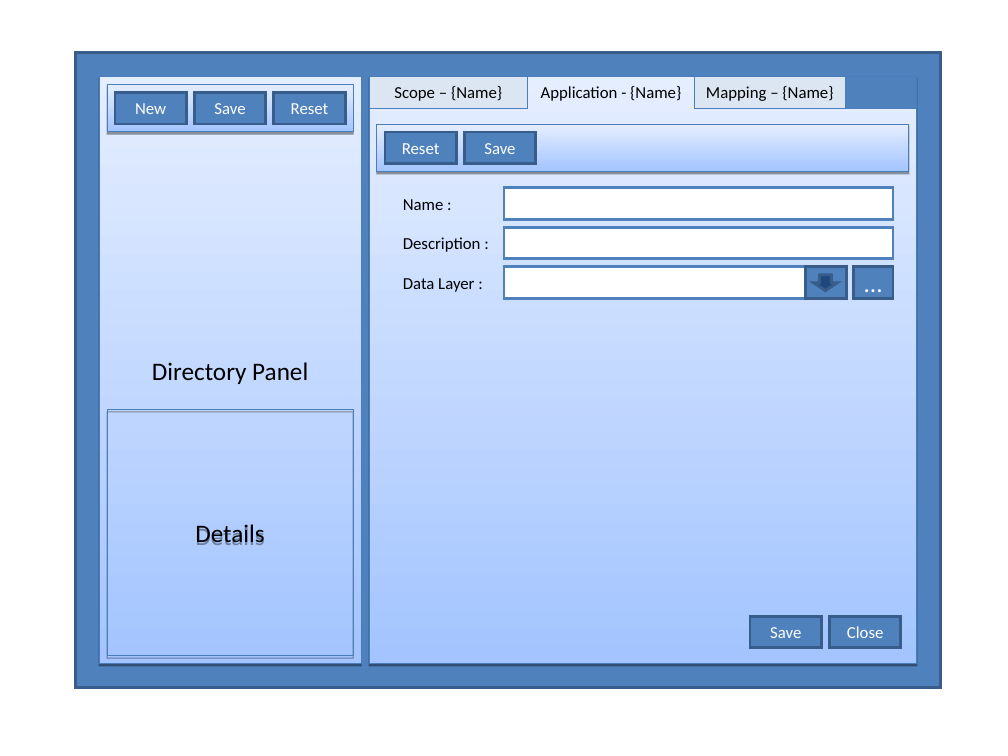
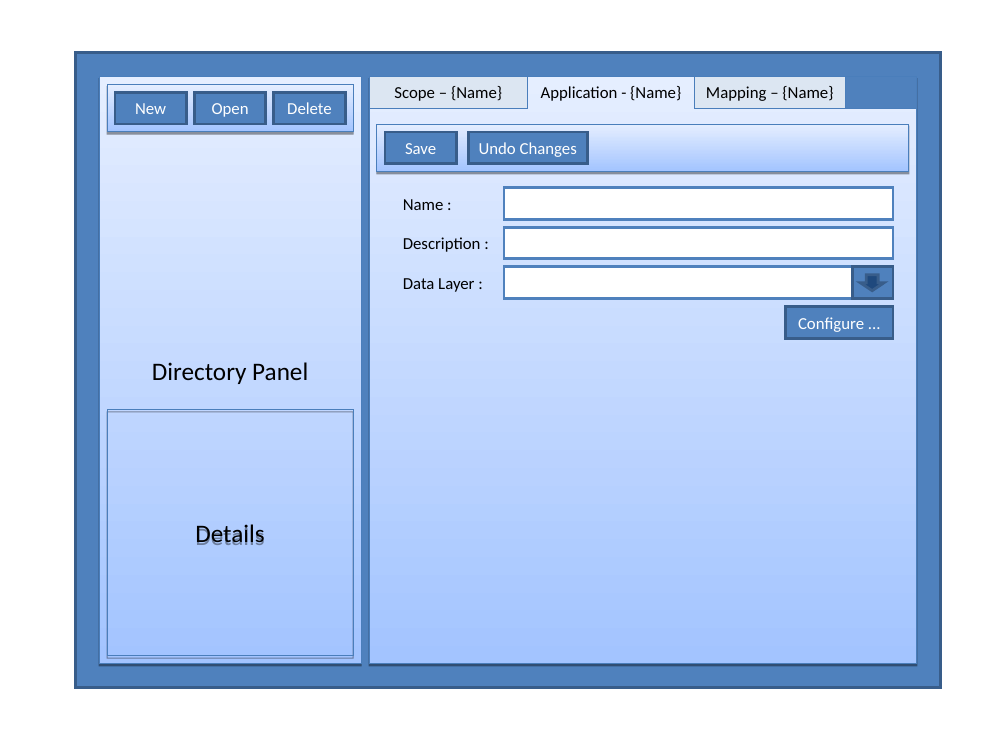
Before and after one commit to heyena/iring-tools, a slide deck: slide 3 of wiki/AdapterManager.ppt. Drawn at 1008x756 pixels with LibreOffice and Linux fonts; fonts in the diff are those of the drawing. Boxes give left, top, right and bottom in pixels: in the first picture for what was removed or moved away, otherwise in the second. Text is boxed around its words. In the diff, an @@ line names an element or a change of style, - is before the commit and + after.

```diff
--- a/wiki/AdapterManager.ppt
+++ b/wiki/AdapterManager.ppt
@@ text in rectangle at (x1=212, y1=103, x2=249, y2=117): text changed @@
-Save
+Open
@@ text in rectangle at (x1=287, y1=102, x2=332, y2=114): text changed @@
-Reset
+Delete
@@ rectangle "Save" moved from (x1=465, y1=132, x2=536, y2=163) to (x1=385, y1=132, x2=457, y2=163) @@
@@ rectangle removed at (x1=385, y1=132, x2=457, y2=163) @@
-Reset
@@ rectangle added at (x1=469, y1=132, x2=588, y2=164), fill #4F81BD, outline #385D8A 2.01 pt, 12 pt, text #FFFFFF @@
+Undo Changes
@@ rectangle resized from (x1=504, y1=267, x2=846, y2=298) to (x1=504, y1=267, x2=853, y2=298) @@
@@ rectangle removed at (x1=805, y1=267, x2=846, y2=298) @@
@@ text in rectangle at (x1=853, y1=267, x2=893, y2=298): text removed @@
-...
@@ down arrow moved from (x1=813, y1=275, x2=838, y2=291) to (x1=860, y1=275, x2=884, y2=291) @@
@@ rectangle added at (x1=786, y1=306, x2=893, y2=338), fill #4F81BD, outline #385D8A 2.01 pt, 12 pt, text #FFFFFF @@
+Configure ...
@@ rectangle removed at (x1=750, y1=616, x2=822, y2=647) @@
-Save
@@ rectangle removed at (x1=830, y1=616, x2=901, y2=647) @@
-Close
```
Also in this commit, not shown: 11 other slides changed.
